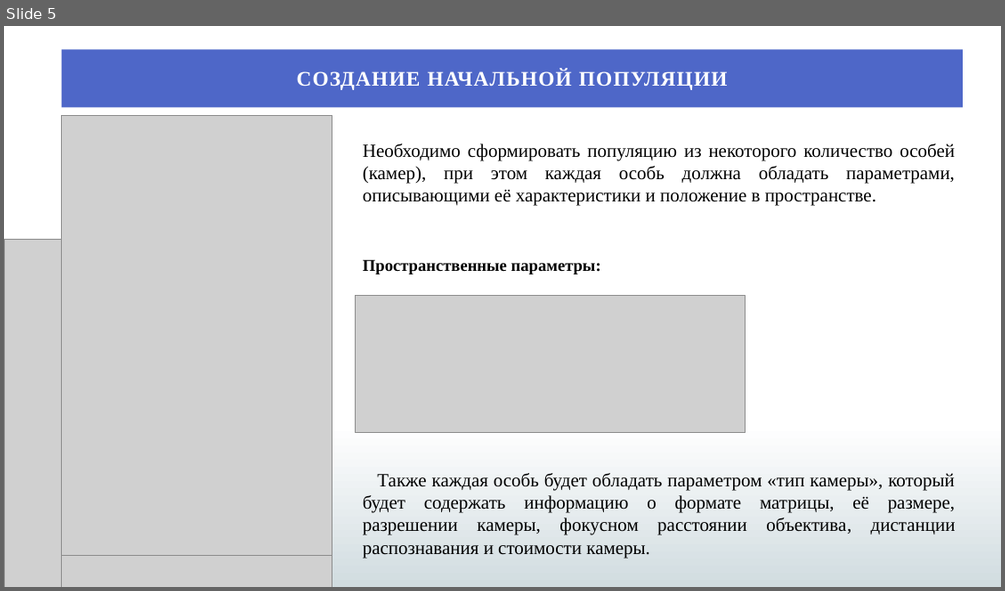
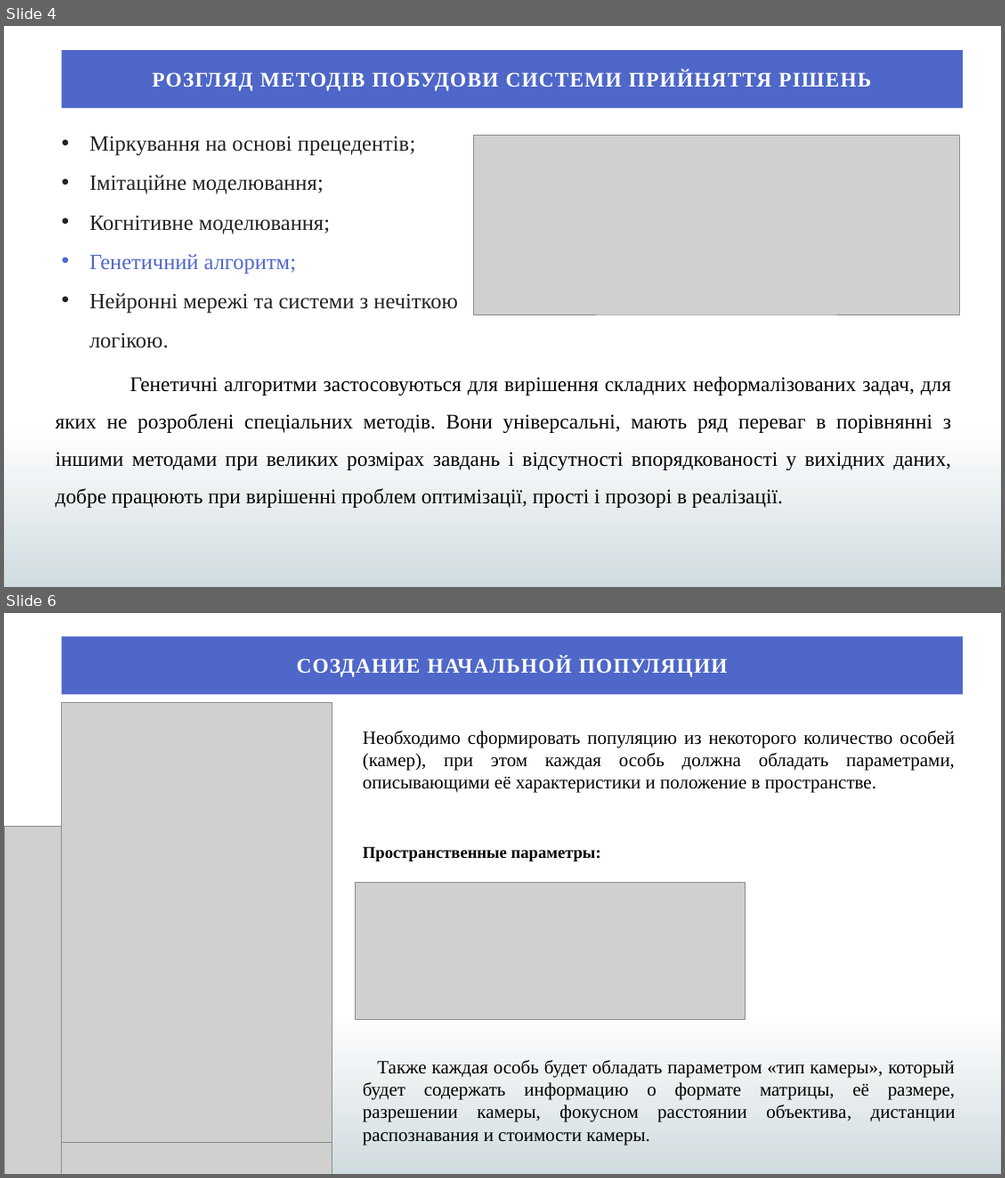
Before and after one commit to whitershade/diploma, a slide deck: Презентация.pptx. Shown one above the other, each under a label of ours: slide 5 before the commit, slides 4 and 6 after it; the slides between them are not shown. The pictures are 1005x591 and 1005x1178 pixels, drawn with LibreOffice and Linux fonts; fonts in the diff are those of the drawing; grey boxes stand for pictures. Boxes give left, top, right and bottom in pixels: in the first picture for what was removed or moved away, otherwise in the second. Text is boxed around its words. In the diff, an @@ line names an element or a change of style, - is before the commit and + after.

```diff
--- a/Презентация.pptx
+++ b/Презентация.pptx
@@ slide 4 added at bbox=[4, 26, 1001, 587], background gradient #FFFFFF to #D1DCE0 @@
@@ rectangle added at bbox=[62, 50, 963, 108], fill #4E67C8, 20 pt, text #FFFFFF, bold @@
+РОЗГЛЯД МЕТОДІВ ПОБУДОВИ СИСТЕМИ ПРИЙНЯТТЯ РІШЕНЬ
@@ text added at bbox=[89, 136, 457, 348], 21 pt, text #212121 @@
+• Міркування на основі прецедентів;
+• Імітаційне моделювання;
+• Когнітивне моделювання;
+• Генетичний алгоритм;
+• Нейронні мережі та системи з нечіткою логікою.
@@ picture added at bbox=[474, 135, 960, 314] @@
@@ text added at bbox=[56, 376, 951, 507], 20 pt, text #000000 @@
+Генетичні алгоритми застосовуються для вирішення складних неформалізованих задач, для яких не розроблені спеціальних методів. Вони універсальні, мають ряд переваг в порівнянні з іншими методами при великих розмірах завдань і відсутності впорядкованості у вихідних даних, добре працюють при вирішенні проблем оптимізації, прості і прозорі в реалізації.
@@ what was slide 5 is now slide 6 @@
```
Also in this commit, not shown: 2 slides changed, 2 other slides added, 2 slides removed, 2 other files.
